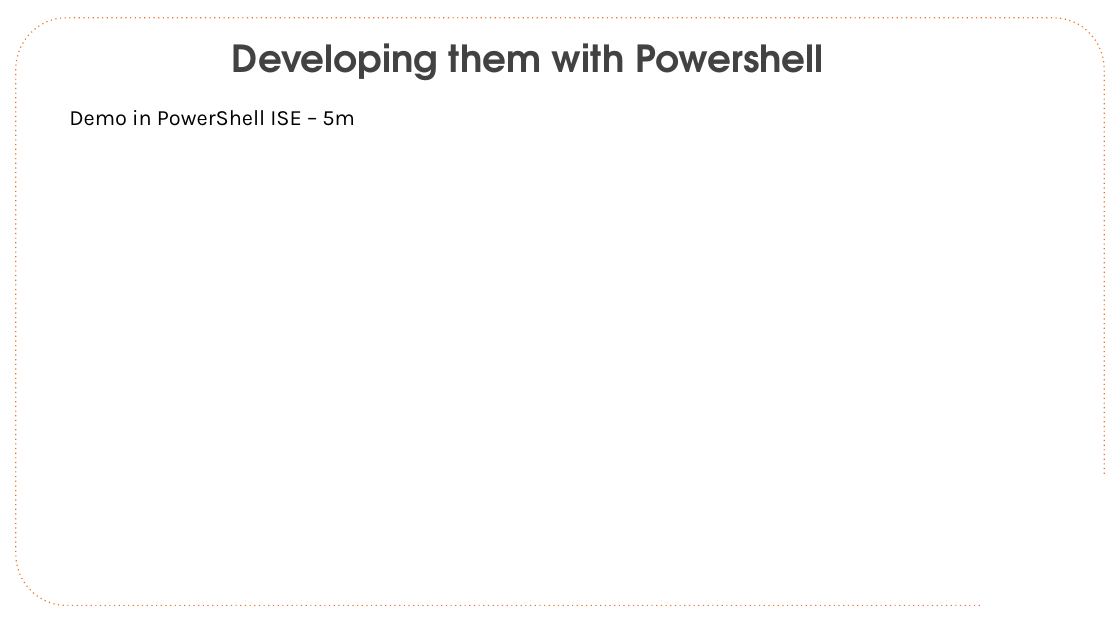
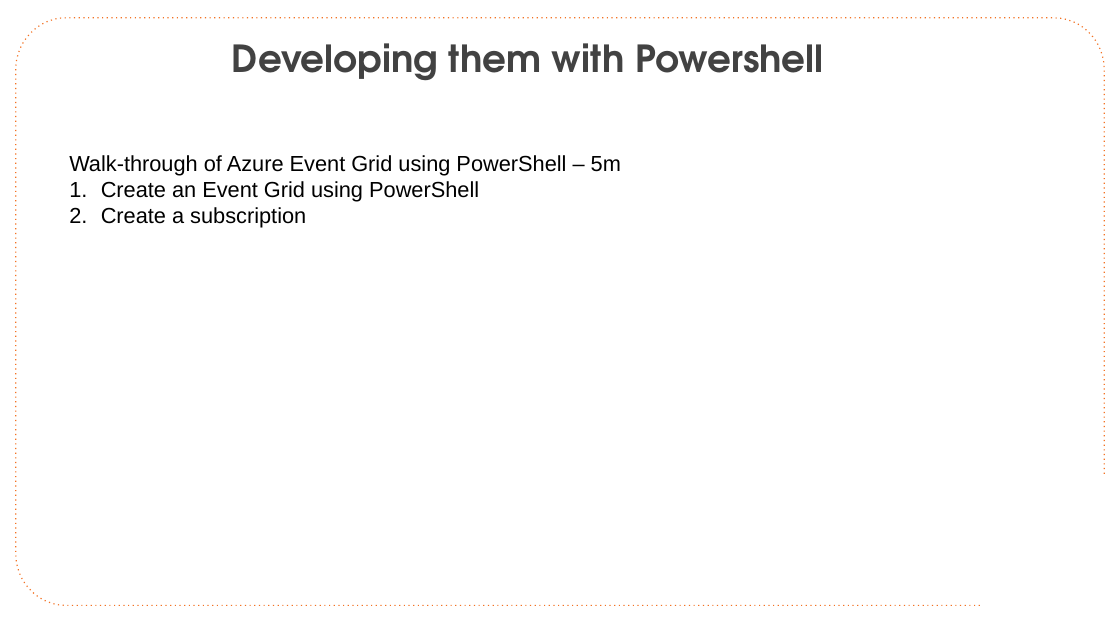
Before and after one commit to CloudSpecOps/Serverless-Architectures-with-Azure, a slide deck: slide 12 of Session Presentation/Azure-Serverless-Architecture-Session-Day-2.pptx. Drawn at 1120x630 pixels with LibreOffice and Linux fonts; fonts in the diff are those of the drawing; background and template pictures are left out. Boxes give left, top, right and bottom in pixels: in the first picture for what was removed or moved away, otherwise in the second. Text is boxed around its words. In the diff, an @@ line names an element or a change of style, - is before the commit and + after.

Commit message:
Updates for Walk-throughs

```diff
--- a/Session Presentation/Azure-Serverless-Architecture-Session-Day-2.pptx
+++ b/Session Presentation/Azure-Serverless-Architecture-Session-Day-2.pptx
@@ text removed at (69, 110, 355, 126) @@
-Demo in PowerShell ISE – 5m
@@ text added at (69, 155, 621, 228), 28 pt, text #000000 @@
+Walk-through of Azure Event Grid using PowerShell – 5m
+1. Create an Event Grid using PowerShell
+2. Create a subscription
```
Also in this commit, not shown: 5 other slides changed, 1 other file.
